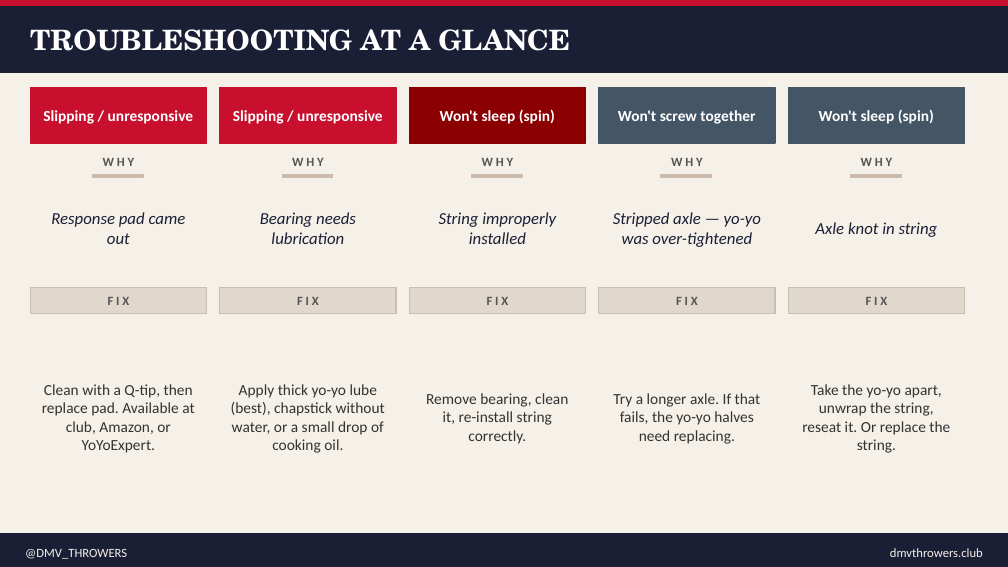
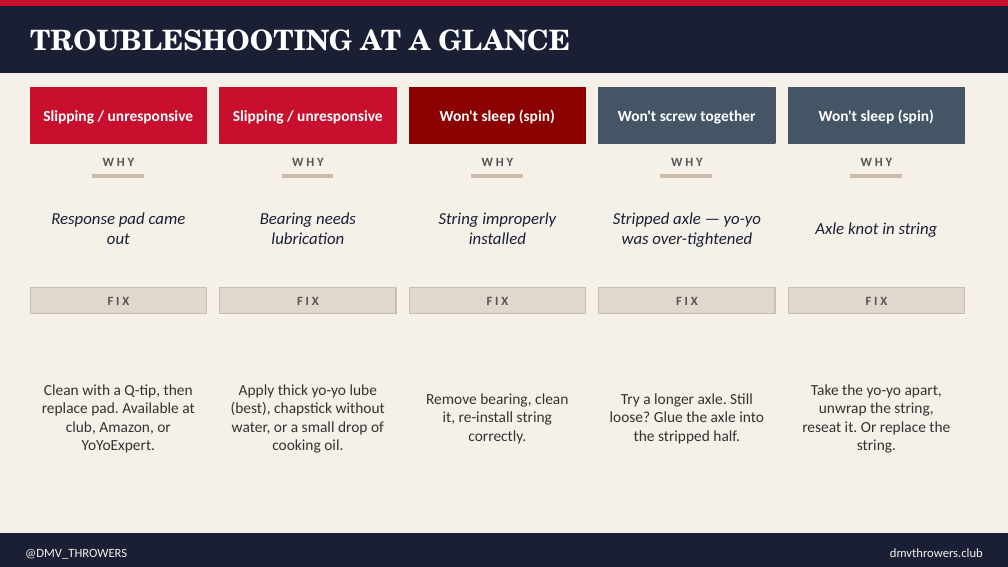
Before and after one commit to dmvthrowers/dmvthrowers.github.io, a slide deck: slide 2 of assets/documents/maintenance-guide.pptx. Drawn at 1008x567 pixels with LibreOffice and Linux fonts; fonts in the diff are those of the drawing. Boxes give left, top, right and bottom in pixels: in the first picture for what was removed or moved away, otherwise in the second. Text is boxed around its words. In the diff, an @@ line names an element or a change of style, - is before the commit and + after.

```diff
--- a/assets/documents/maintenance-guide.pptx
+++ b/assets/documents/maintenance-guide.pptx
@@ text at box(610, 393, 764, 444): text changed @@
-Try a longer axle. If that fails, the yo-yo halves need replacing.
+Try a longer axle. Still loose? Glue the axle into the stripped half.
```
Also in this commit, not shown: 1 other slide changed, 2 other files.
